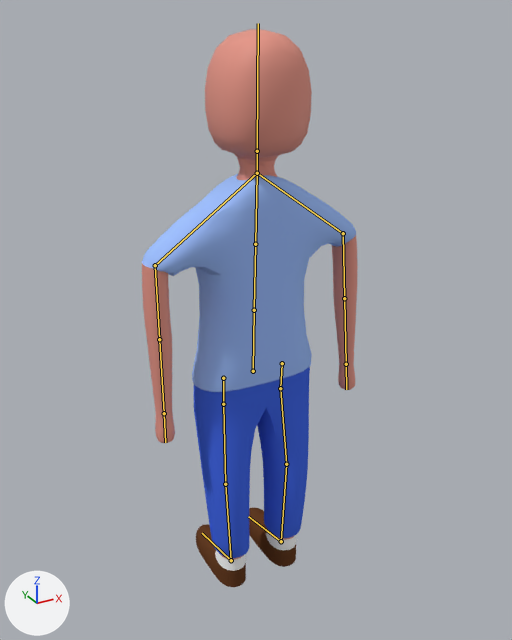
The Blender file Assets/Blender projects/PlayerModel.blend, before and after one commit.
Both versions are drawn from a 50 mm lens placed at (-14.7, -27.5, 28.5), pointed at (0.5, 0.0, 14.7). Every picture has the same lights, and +X, +Y and +Z are marked at lower left. Both versions are drawn at frame 0 of the action 'WalkRight'; the numbers are the values there. The bones that bend it are drawn over the model as lines.

Objects in the first picture: 'PlayerModel'.
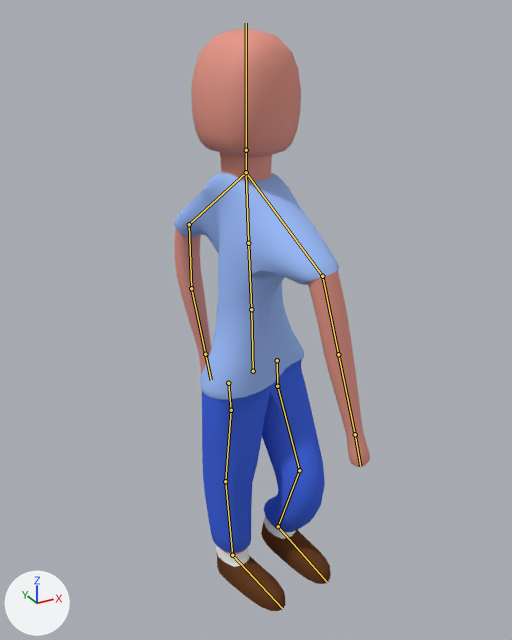
Boxes [x1, y1, x2, y2] around the edits, measured in the pictures (512 x 640 px):
```json
{"object": "PlayerModel", "change": "posed", "before": [142, 29, 358, 587], "after": [174, 29, 370, 611], "on screen": "9% narrower"}
{"bone": "Pelvis", "before": "(253, 371) to (254, 310)", "after": "(253, 371) to (251, 309)"}
{"bone": "Spine", "before": "(254, 310) to (255, 244)", "after": "(251, 309) to (248, 243)"}
{"bone": "Chest", "before": "(255, 244) to (257, 173)", "after": "(248, 243) to (246, 172)"}
{"bone": "Head", "before": "(257, 151) to (258, 23)", "after": "(246, 150) to (246, 23)"}
{"bone": "Upperarm.R", "before": "(343, 233) to (344, 298)", "after": "(322, 276) to (338, 354)"}
{"bone": "Lowerarm.L", "before": "(159, 339) to (164, 413)", "after": "(191, 288) to (205, 354)"}
{"bone": "Hip.R", "before": "(282, 363) to (280, 388)", "after": "(228, 383) to (231, 410)"}
{"bone": "Hip.L", "before": "(223, 378) to (223, 404)", "after": "(277, 360) to (277, 386)"}
{"bone": "Upperleg.L", "before": "(223, 404) to (225, 484)", "after": "(277, 386) to (299, 470)"}
{"bone": "Lowerleg.L", "before": "(225, 484) to (231, 560)", "after": "(299, 470) to (278, 526)"}
{"bone": "Foot.L", "before": "(231, 560) to (202, 533)", "after": "(278, 526) to (327, 582)"}
```

Edits to the scene script, one JSON object a line:
```json
{"block": "bone_pelvis", "where": "bone_pelvis = bpy.data.objects['Armature.001'].pose.bones['Pelvis']"}
{"op": "set", "path": "bone_pelvis.rotation_quaternion", "old": "(0.707, 0.015, 0.707, -0.005)", "new": "(0.924, -0.008, -0.383, 0.003)", "note": "degrees (90, 89, 88) -> degrees (-1, -45, 1)"}
{"block": "bone_spine", "where": "bone_spine = bpy.data.objects['Armature.001'].pose.bones['Spine']  # child of 'Pelvis'"}
{"op": "set", "path": "bone_spine.rotation_quaternion", "old": "(1.0, 0.0, 0.0, 0.0)", "new": "(0.996, 0.003, 0.087, 0.0)", "note": "degrees (0, 0, 0) -> degrees (0, 10, 0)"}
{"block": "bone_chest", "where": "bone_chest = bpy.data.objects['Armature.001'].pose.bones['Chest']  # child of 'Spine'"}
{"op": "set", "path": "bone_chest.rotation_quaternion", "old": "(1.0, 0.0, 0.0, 0.0)", "new": "(0.924, 0.016, 0.382, 0.0)", "note": "degrees (0, 0, 0) -> degrees (2, 45, 1)"}
{"block": "bone_head", "where": "bone_head = bpy.data.objects['Armature.001'].pose.bones['Head']  # child of 'Neck'"}
{"op": "set", "path": "bone_head.rotation_quaternion", "old": "(0.707, 0.006, -0.707, 0.0)", "new": "(1.0, 0.0, 0.0, 0.0)", "note": "degrees (90, -90, -90) -> degrees (0, 0, 0)"}
{"block": "bone_upperarm_r", "where": "bone_upperarm_r = bpy.data.objects['Armature.001'].pose.bones['Upperarm.R']  # child of 'Shoulder.R'"}
{"op": "set", "path": "bone_upperarm_r.rotation_quaternion", "old": "(0.819, 0.573, 0.0, 0.014)", "new": "(0.857, 0.514, 0.032, -0.025)", "note": "degrees (70, -1, 1) -> degrees (62, 5, -1)"}
{"block": "bone_lowerarm_l", "where": "bone_lowerarm_l = bpy.data.objects['Armature.001'].pose.bones['Lowerarm.L']  # child of 'Upperarm.L'"}
{"op": "set", "path": "bone_lowerarm_l.rotation_quaternion", "old": "(1.0, 0.0, 0.0, 0.0)", "new": "(0.996, -0.07, 0.0, -0.052)", "note": "degrees (0, 0, 0) -> degrees (-8, 0, -6)"}
{"block": "bone_hip_r", "where": "bone_hip_r = bpy.data.objects['Armature.001'].pose.bones['Hip.R']  # child of 'Pelvis'"}
{"op": "set", "path": "bone_hip_r.location", "old": "(0.0, 0.0, 0.0)", "new": "(-0.82, 0.0, 0.23)"}
{"op": "set", "path": "bone_hip_r.rotation_quaternion", "old": "(1.0, 0.0, 0.0, 0.0)", "new": "(0.966, 0.0, 0.259, 0.0)", "note": "degrees (0, 0, 0) -> degrees (0, 30, 0)"}
{"block": "bone_hip_l", "where": "bone_hip_l = bpy.data.objects['Armature.001'].pose.bones['Hip.L']  # child of 'Pelvis'"}
{"op": "set", "path": "bone_hip_l.location", "old": "(0.0, 0.0, 0.0)", "new": "(0.82, 0.0, -0.23)"}
{"op": "set", "path": "bone_hip_l.rotation_quaternion", "old": "(1.0, 0.0, 0.0, 0.0)", "new": "(0.966, 0.0, 0.259, 0.0)", "note": "degrees (0, 0, 0) -> degrees (0, 30, 0)"}
{"block": "bone_upperleg_l", "where": "bone_upperleg_l = bpy.data.objects['Armature.001'].pose.bones['Upperleg.L']  # child of 'Hip.L'"}
{"op": "set", "path": "bone_upperleg_l.rotation_quaternion", "old": "(1.0, 0.0, 0.0, 0.0)", "new": "(0.954, -0.077, -0.007, -0.291)", "note": "degrees (0, 0, 0) -> degrees (-8, -3, -34)"}
{"block": "bone_lowerleg_l", "where": "bone_lowerleg_l = bpy.data.objects['Armature.001'].pose.bones['Lowerleg.L']  # child of 'Upperleg.L'"}
{"op": "set", "path": "bone_lowerleg_l.rotation_quaternion", "old": "(1.0, 0.0, 0.0, 0.0)", "new": "(0.887, 0.12, -0.015, 0.446)", "note": "degrees (0, 0, 0) -> degrees (12, -8, 53)"}
{"block": "bone_foot_l", "where": "bone_foot_l = bpy.data.objects['Armature.001'].pose.bones['Foot.L']  # child of 'Lowerleg.L'"}
{"op": "set", "path": "bone_foot_l.rotation_quaternion", "old": "(1.0, 0.0, 0.0, 0.0)", "new": "(0.995, -0.005, -0.026, -0.097)", "note": "degrees (0, 0, 0) -> degrees (0, -3, -11)"}
```
